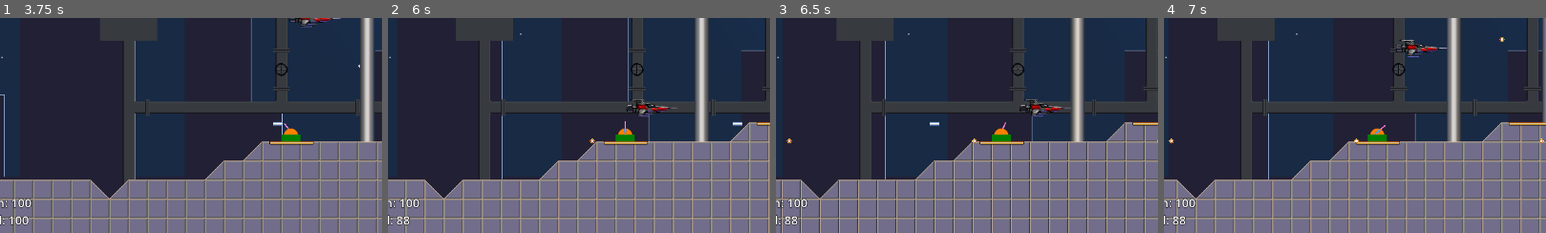
Above: before the commit, frames 1-4 (left to right).
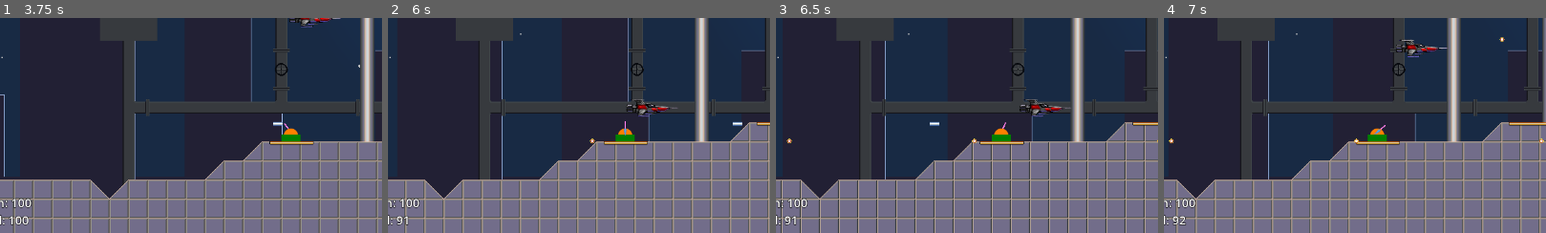
Above: after the commit, the same moments.

Repository: claesrosell/simple-shootemup
Game: Godot game, scene res://game.tscn
The game is run twice, just before and just after one commit, with the same random seed, the same clock (stepped at 60 frames per second) and the same inputs.
Inputs:
- Up to frame 1 (3.75 s): hold D (player1_right) 0.53-1.28 s; tap Space (player1_fire) every 0.75 s from 0.6 to 3.6 s; hold S (player1_down) 1.28-2.03 s; hold D (player1_right) 2.03-2.78 s; hold W (player1_up) 2.78-3.53 s; hold A (player1_left) from 3.53 s (still down)
- Up to frame 2 (6 s): tap Space (player1_fire) at 4.35, 5.1, 5.85 s; release A (player1_left) at 5.03 s; hold S (player1_down) 5.03-5.78 s; hold D (player1_right) from 5.78 s (still down)
- Up to frame 3 (6.5 s): keep holding D (player1_right)
- Up to frame 4 (7 s): release D (player1_right) at 6.53 s; hold W (player1_up) from 6.53 s (still down); tap Space (player1_fire) at 6.6 s
The pictures show only the part of the screen within x 5-55%, y 50-100%; the shares and areas given below are measured in that part.

Frame 1 is identical in both runs. In frame 2, 0.1% of the frame differs, in the area x 2-6%, y 92-97%; in frame 3, 0.1%; in frame 4, less than 0.1%.

Commit message:
Shield and health logic is in place.

Diff:
--- a/enemy_bullet.gd
+++ b/enemy_bullet.gd
@@ -24,5 +24,4 @@
 
 func _on_body_entered(body: Node2D) -> void:
 	if body is Hero:
-		body.modify_shield(-4)
-		print("hit")
+		body.apply_damage(4)
--- a/hero.gd
+++ b/hero.gd
@@ -24,8 +24,8 @@
 	bullets_node = get_tree().root.get_node("Game/Bullets");
 
 	# Make sure that the labels in the HUD is updated by modifing the health
-	self.modify_health(0)
-	self.modify_shield(0)
+	self._modify_health(self.health)
+	self._modify_shield(self.shield)
 
 func _physics_process(delta: float) -> void:
 
@@ -80,11 +80,27 @@
 				bullet3.vector = Vector2(2,1).normalized() * BULLET_SPEED
 				bullets_node.add_child(bullet3)
 
+func apply_damage(damage_points:int) -> void:
+	var shield_value = self.shield
+	var health_value = self.health
+	var new_shield_value = shield_value - damage_points
+	var new_health_value = health_value
+	if new_shield_value < 0:
+		new_health_value = new_health_value + new_shield_value # New shield value is negative so this will decrease health
+		new_shield_value = 0
+	_modify_health(new_health_value)
+	_modify_shield(new_shield_value)
+	if new_health_value <= 0:
+		print("Death")
 
-func modify_health(health_delta:int):
-	self.health = self.health + health_delta
+func _modify_health(health_value:int):
+	self.health = health_value
 	self.health_updated.emit(self.health)
 
-func modify_shield(shield_delta:int):
-	self.shield = self.shield + shield_delta
+func _modify_shield(shield_value:int):
+	self.shield = shield_value
 	self.shield_updated.emit(self.shield)
+
+
+func _on_shield_timer_timeout() -> void:
+	_modify_shield( clamp(self.shield + 1, 0, 100) )	# Increase shield with 1
--- a/hero.tscn
+++ b/hero.tscn
@@ -19,3 +19,8 @@
 position = Vector2(-1, -1)
 rotation = 1.5707964
 shape = SubResource("CapsuleShape2D_p1r5x")
+
+[node name="ShieldTimer" type="Timer" parent="."]
+autostart = true
+
+[connection signal="timeout" from="ShieldTimer" to="." method="_on_shield_timer_timeout"]
